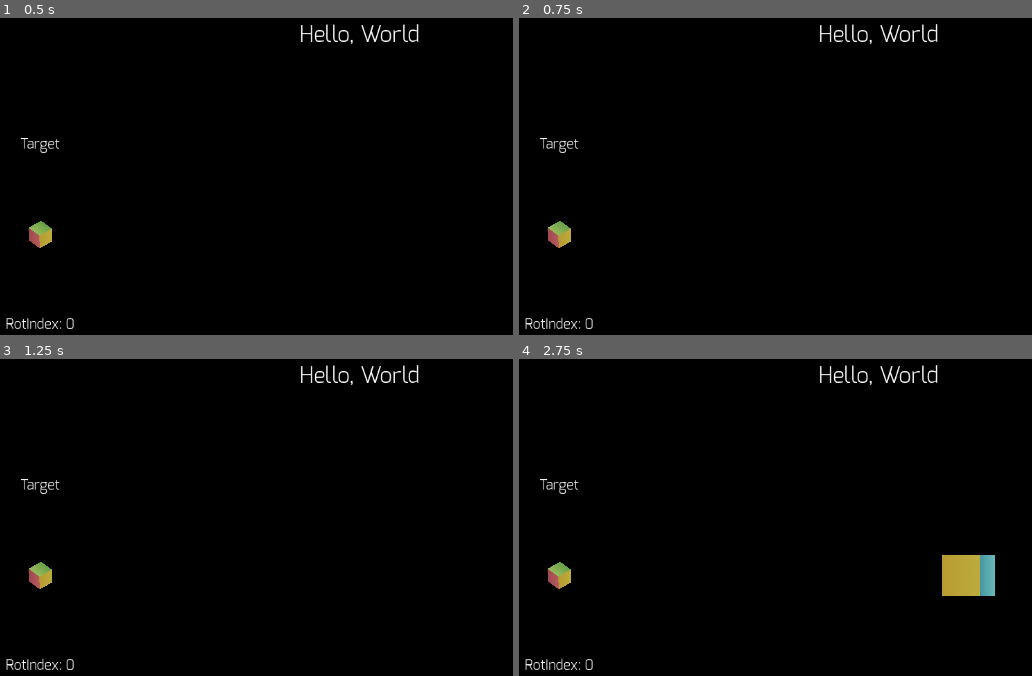
Above: before the commit, frames 1-4 (two rows, left to right).
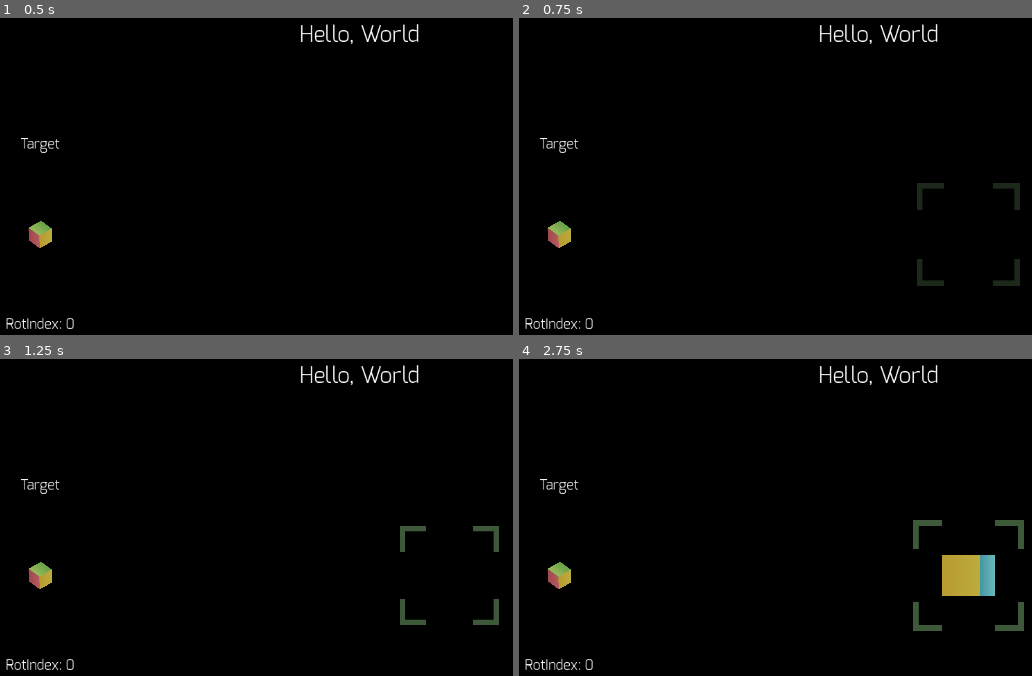
Above: after the commit, the same moments.

Repository: manabreak/ld57
Game: Godot game, scene res://root.tscn
The game is run twice, just before and just after one commit, with the same random seed, the same clock (stepped at 60 frames per second) and the same inputs.
Inputs (mouse positions are in pixels of both pictures, inside the frame that each line leads up to):
- Up to frame 1 (0.5 s): no input
- Up to frame 2 (0.75 s): tap Enter at 0.5 s; move the mouse to (outside the picture) at 0.52 s; hold E (container_right) from 0.53 s (still down); tap Tab (cycle_selection, bound only after the commit) at 0.6 s; click (outside the picture) at 0.67 s
- Up to frame 3 (1.25 s): keep holding E (container_right)
- Up to frame 4 (2.75 s): move the mouse to (719, 596) at 1.27 s; release E (container_right) at 1.28 s; hold F (container_down) 1.28-2.03 s; tap Space (print_level) at 1.35, 2 s; tap Tab (cycle_selection, bound only after the commit) at 1.55, 2.1 s; move the mouse to (960, 476) at 2.02 s; hold E (container_right) from 2.03 s (still down)

Frame 1 is identical in both runs. In frame 2, 0.6% of the frame differs, in the area x 77-98%, y 52-85%; in frame 3, 0.6%; in frame 4, 0.8%, in the area x 76-99%, y 50-86%.

Commit message:
Added cycle selection and clear selection actions

Diff:
--- a/GameController.gd
+++ b/GameController.gd
@@ -276,6 +276,14 @@
 
 
 func _process(delta: float) -> void:
+	if Input.is_action_just_pressed("cycle_selection"):
+		current_selection += 1
+		if current_selection >= $Cubes.get_child_count():
+			current_selection = 0
+		cube_clicked($Cubes.get_children().get(current_selection))
+	elif Input.is_action_just_pressed("clear_selection"):
+		unselect()
+
 	if current_selection >= 0:
 		var cube = $Cubes.get_child(current_selection)
 		var global_pos = cube.global_position
--- a/project.godot
+++ b/project.godot
@@ -86,6 +86,16 @@
 "events": [Object(InputEventKey,"resource_local_to_scene":false,"resource_name":"","device":-1,"window_id":0,"alt_press …(192 unchanged characters)…
 ]
 }
+cycle_selection={
+"deadzone": 0.2,
+"events": [Object(InputEventKey,"resource_local_to_scene":false,"resource_name":"","device":-1,"window_id":0,"alt_pressed":false,"shift_pressed":false,"ctrl_pressed":false,"meta_pressed":false,"pressed":false,"keycode":0,"physical_keycode":4194306,"key_label":0,"unicode":0,"location":0,"echo":false,"script":null)
+]
+}
+clear_selection={
+"deadzone": 0.2,
+"events": [Object(InputEventKey,"resource_local_to_scene":false,"resource_name":"","device":-1,"window_id":0,"alt_pressed":false,"shift_pressed":false,"ctrl_pressed":false,"meta_pressed":false,"pressed":false,"keycode":0,"physical_keycode":4194305,"key_label":0,"unicode":0,"location":0,"echo":false,"script":null)
+]
+}
 
 [rendering]
 
